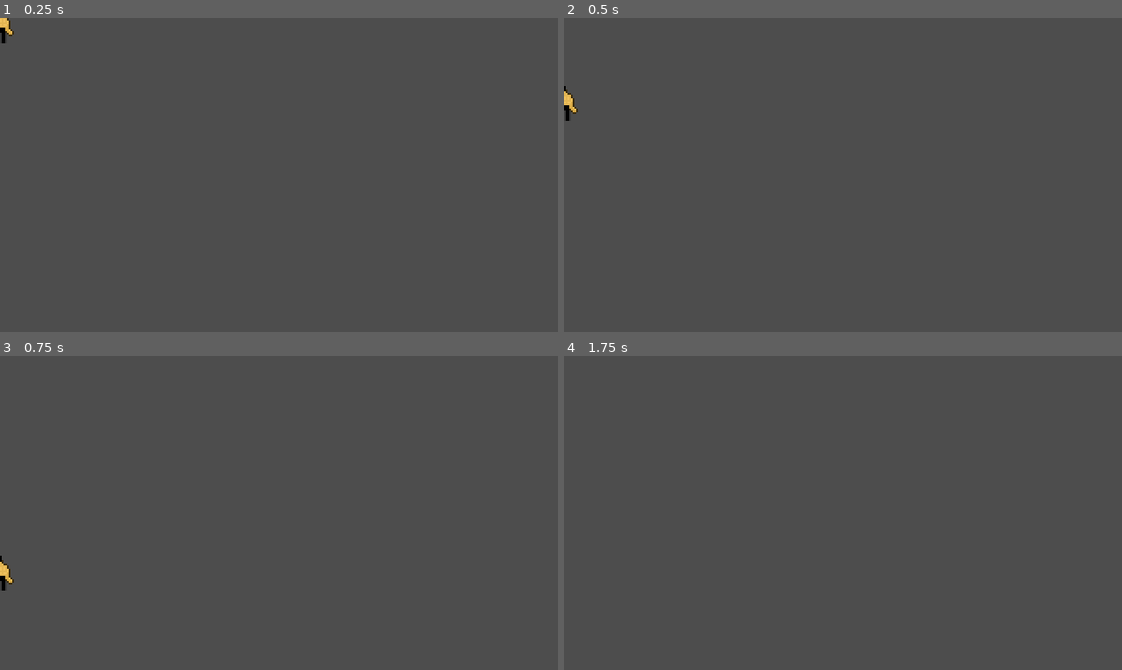
Above: before the commit, frames 1-4 (two rows, left to right).
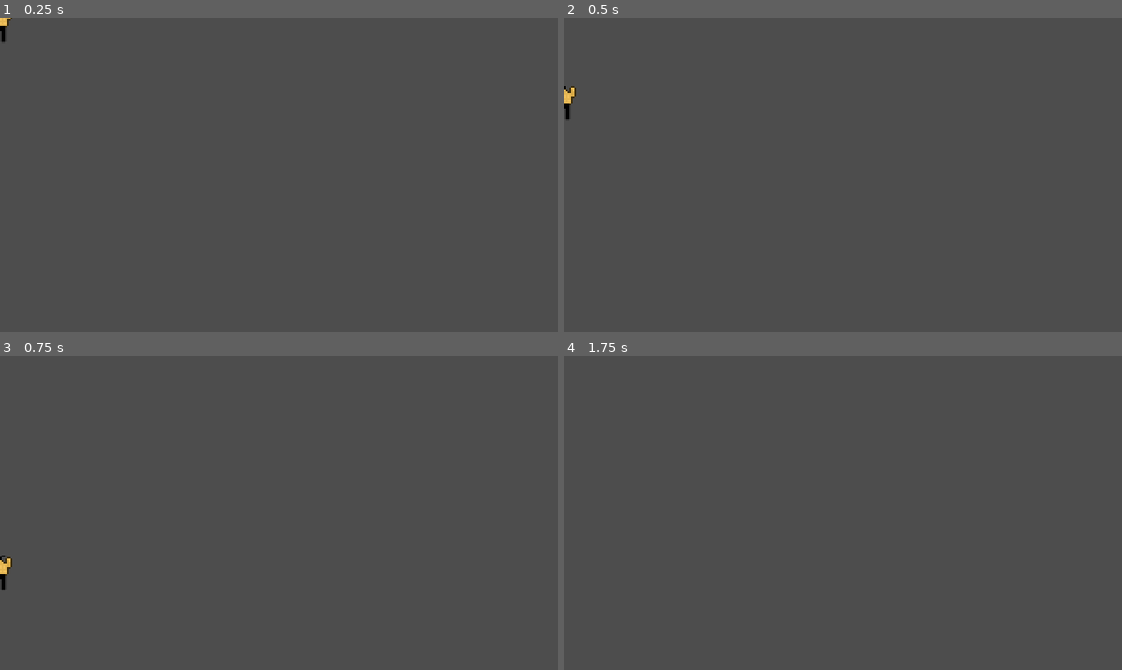
Above: after the commit, the same moments.

Repository: doctor-g/GGJ26
Game: Godot game, scene res://guy/guy.tscn
The game is run twice, just before and just after one commit, with the same random seed, the same clock (stepped at 60 frames per second) and the same inputs. This scene is started directly instead of the project's main scene.
Inputs:
- Up to frame 1 (0.25 s): no input
- Up to frame 2 (0.5 s): no input
- Up to frame 3 (0.75 s): no input
- Up to frame 4 (1.75 s): tap Enter at 1.25 s

The runs differ from the first frame. In frame 1, less than 0.1% of the frame differs, in the area x 0-3%, y 0-9%; in frame 2, 0.1%; in frame 3, 0.1%, in the area x 0-3%, y 63-75%; in frame 4, nothing differs.

Commit message:
Play jump animation while in air

Diff:
--- a/project/guy/guy.gd
+++ b/project/guy/guy.gd
@@ -58,6 +58,7 @@
 	# Add the gravity.
 	if not is_on_floor():
 		velocity += get_gravity() * delta
+		_body_sprite.play(&"jump")
 
 	if stunned:
 		_body_sprite.play(&"shoved_front")
